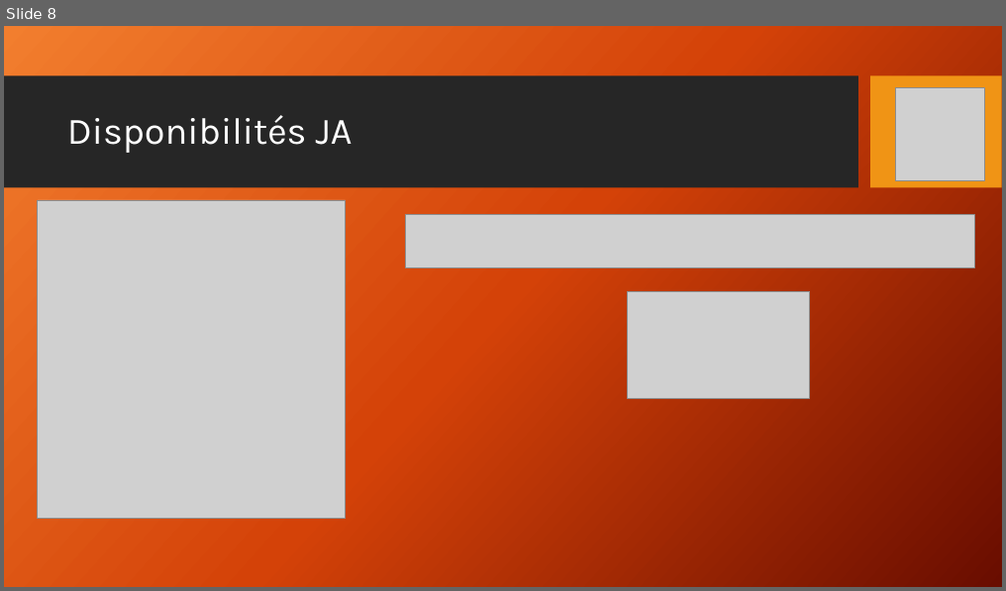
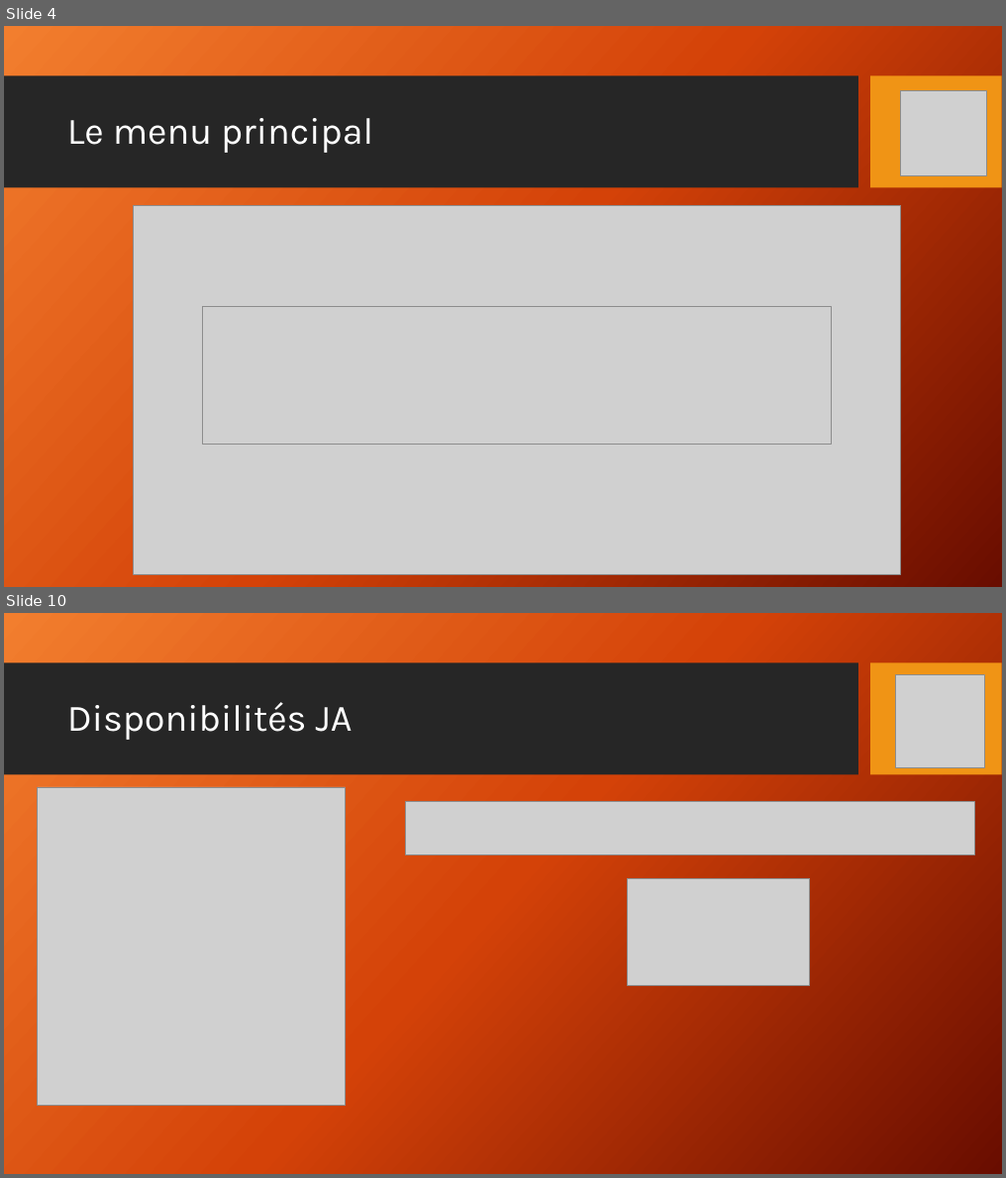
Before and after one commit to CHAUTARD/NIJAC, a slide deck: NIJAC.pptx. Shown one above the other, each under a label of ours: slide 8 before the commit, slides 4 and 10 after it; the slides between them are not shown. The pictures are 1006x591 and 1006x1178 pixels, drawn with LibreOffice and Linux fonts; fonts in the diff are those of the drawing; grey boxes stand for pictures; background and template pictures are left out. Boxes give left, top, right and bottom in pixels: in the first picture for what was removed or moved away, otherwise in the second. Text is boxed around its words. In the diff, an @@ line names an element or a change of style, - is before the commit and + after.

```diff
--- a/NIJAC.pptx
+++ b/NIJAC.pptx
@@ slide 4 added at (x1=4, y1=26, x2=1002, y2=587), background picture (left out); not listed: 2 template elements that a slide beside it also shows @@
@@ picture added at (x1=901, y1=90, x2=987, y2=175) @@
@@ title added at (x1=67, y1=118, x2=373, y2=153), 36 pt, text #FFFFFF @@
+Le menu principal
@@ picture added at (x1=134, y1=205, x2=901, y2=574) @@
@@ picture added at (x1=202, y1=307, x2=832, y2=444) @@
@@ what was slide 8 is now slide 10 @@
```
Also in this commit, not shown: 11 slides changed, 3 other slides added, 3 other files.
